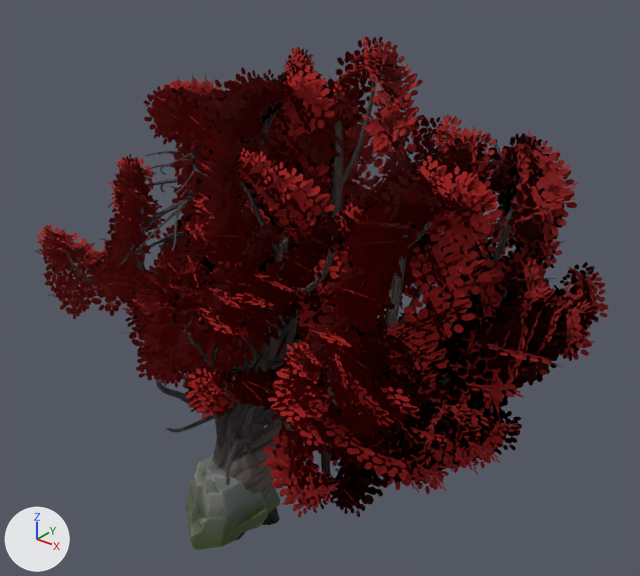
Two versions of the glTF model client/assets/nature.glb, one commit apart.
The view is the same before and after, from a camera (50 mm lens) standing at (17.72, -17.52, 20.47) and looking at (2.83, 1.09, 8.94). Every picture has the same lights, and +X, +Y and +Z are marked at lower left. The picture after the commit comes second. Where no turn or scale is listed for an object, it has been applied to the vertices. Vertices at exactly the same position are counted once.

Names of what the first picture shows: 'DeadTree_1.001', 'DeadTree_3.001', 'Rock_Medium_1.001', 'Rock_Medium_3.001', 'TwistedTree_1.001', 'TwistedTree_3.001' and 1 more.
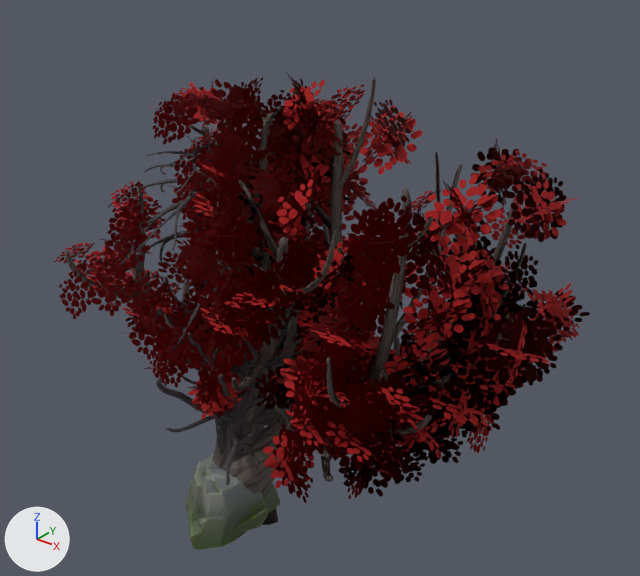
Where the newer file only moved an object's origin or applied its transform, the numbers keep the older frame.

What differs and where, as boxes (x1, y1, x2, y2) in the pictures (640 x 576 px):
'TwistedTree_1.001', reshaped (10% narrower, 9% shorter)
    before: (131, 37, 608, 541)
    after: (163, 78, 590, 538)
'TwistedTree_3.001', reshaped
    before: (35, 47, 384, 470)
    after: (53, 72, 391, 471)
part 1 of me_tree_038, deleted (red)
    before: (131, 37, 608, 518)
part 2 of me_tree_038, cut back (mostly hidden)
    before: (175, 88, 522, 541)
    after: (164, 164, 463, 481)
part 3 of me_tree_040, deleted (red)
    before: (35, 47, 384, 461)
part 4 of me_tree_040, cut back (mostly hidden)
    before: (77, 80, 358, 467)
    after: (183, 79, 351, 392)

Edits to the bpy script that builds the scene:
```text
Change me_tree_038:
    used by ob_twistedtree_1_001; location = (4.58, 0.95, 8.16)
    remove me_tree_038.from_pydata(...)  # 8495 vertices, 9564 faces; spans x -6.8..6.8, y -5.8..5.8, z -8.4..8.4
    add me_tree_038.from_pydata(...)  # 4882 vertices, 7314 faces; spans x -6.8..6.4, y -4.7..5.4, z -8.4..7.1
    me_tree_038 part 1: 821 loose pieces with 3284 vertices, spanning x -6.7..6.8, y -5.8..5.8, z -5.5..8.4, are deleted
    me_tree_038 part 2: 81 vertices moved within x -5.2..3.5, y -3.2..2.6, z -4.8..5.4; 335 vertices removed from x -6.1..4.3, y -4.3..4.2, z -8.4..6.7; 6 vertices added at x -4.9..2.6, y -3.2..2.1, z -3.8..5.5
Change me_tree_040:
    used by ob_twistedtree_3_001; location = (1.19, 0.77, 7.83)
    remove me_tree_040.from_pydata(...)  # 9278 vertices, 10089 faces; spans x -5.7..5.7, y -5.8..5.8, z -8.0..8.0
    add me_tree_040.from_pydata(...)  # 5209 vertices, 7489 faces; spans x -5.6..4.9, y -5.1..5.7, z -8.0..7.8
    me_tree_040 part 3: 890 loose pieces with 3560 vertices, spanning x -5.7..5.7, y -5.8..5.8, z -5.9..8.0, are deleted
    me_tree_040 part 4: 120 vertices moved within x -3.8..4.2, y -3.2..4.2, z -4.8..7.1; 514 vertices removed from x -5.3..4.3, y -4.3..5.4, z -8.0..7.6; 5 vertices added at x -1.0..1.4, y -3.2..3.3, z -1.0..5.1
```
